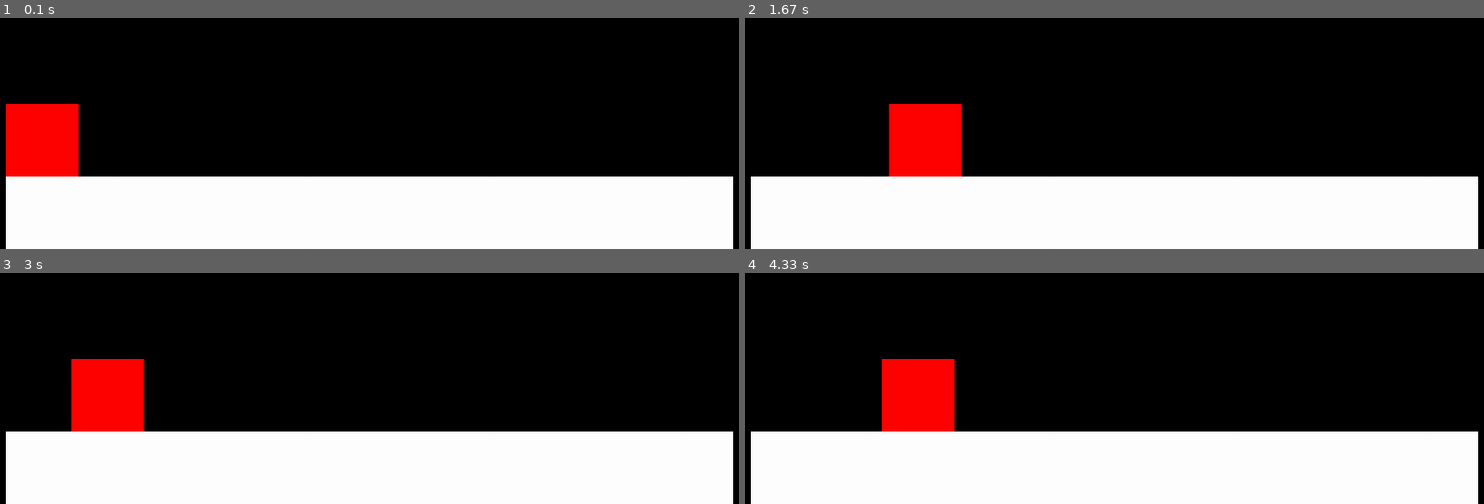
Above: before the commit, frames 1-4 (two rows, left to right).
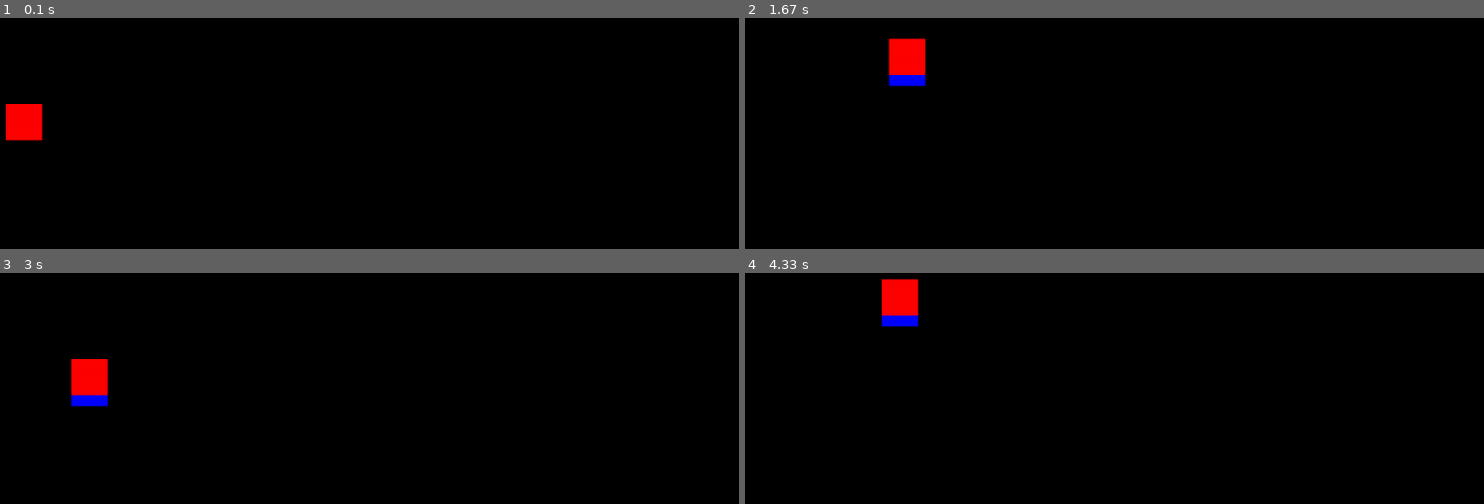
Above: after the commit, the same moments.

Repository: entity126/game-dev
Game: pygame game, started from pygame 1.py
Two runs of this game, one before a commit and one after it. Both use one fixed random seed, a clock stepped at 60 frames per second and the inputs below.
Inputs:
- Up to frame 1 (0.1 s): no input
- Up to frame 2 (1.67 s): tap S at 0.33 s; hold Right 0.67-1.13 s; hold D 0.67-1.13 s; hold Up 1.17-1.47 s; hold W 1.17-1.47 s; hold Right from 1.5 s (still down); hold D from 1.5 s (still down)
- Up to frame 3 (3 s): release Right at 1.97 s; release D at 1.97 s; hold Left 2-2.53 s; hold A 2-2.53 s; hold Down 2.57-2.87 s; hold S 2.57-2.87 s; hold Left from 2.9 s (still down); hold A from 2.9 s (still down)
- Up to frame 4 (4.33 s): release Left at 3.3 s; release A at 3.3 s; hold Up 3.33-3.7 s; hold W 3.33-3.7 s; hold Right from 3.73 s (still down); hold D from 3.73 s (still down)

The runs differ from the first frame. In frame 1, 33% of the frame differs, in the area x 0-100%, y 37-100%; in frame 2, 35%, in the area x 0-100%, y 8-100%; in frame 3, 33%; in frame 4, 35%.

Commit message:
Refactor player dimensions and movement logic in Game class

Diff:
--- a/pygame 1.py
+++ b/pygame 1.py
@@ -20,9 +20,8 @@
         self.black = (0, 0, 0)
 
         # instances0
-        self.player0 = Rect(100, 500, 100, 100)
-        self.player1 = Rect(100, 500, 100, 100)
-        self.ground = Rect(100, 600, 1000, 100)
+        self.player0 = Rect(100, 500, 50, 50)
+        self.player1 = Rect(100, 500, 50, 50)
 
 
         self.player_speed = 300  # Speed in pixels per second
@@ -43,21 +42,32 @@
                 self.player1.x -= self.player_speed * dt
             if keys[pygame.K_d]:
                 self.player1.x += self.player_speed * dt
+            if keys[pygame.K_s]:
+                self.player1.y += self.player_speed * dt
+
+            if keys[pygame.K_w]:
+                self.player1.y -= self.player_speed * dt
 
              # Player 2 movement
             keys = pygame.key.get_pressed()
 
             if keys[pygame.K_LEFT]:
                 self.player0.x -= self.player_speed * dt
+
             if keys[pygame.K_RIGHT]:
                 self.player0.x += self.player_speed * dt
+
+            if keys[pygame.K_DOWN]:
+                self.player0.y += self.player_speed * dt
+
+            if keys[pygame.K_UP]:
+                self.player0.y -= self.player_speed * dt
 
 
             # Drawing
             self.screen.fill(self.black)
             pygame.draw.rect(self.screen, "blue", self.player1)
             pygame.draw.rect(self.screen, "red", self.player0)
-            pygame.draw.rect(self.screen, "white", self.ground)
             pygame.display.flip()  # Update the display
 
 
@@ -65,8 +75,5 @@
 game_instance = Game(RESOLUTION, FPS)
 game_instance.gameloop()
 
-game_instance1 = Game(RESOLUTION, FPS)
-game_instance1.gameloop()
-# Quit Pygame
 pygame.quit()
 sys.exit()
